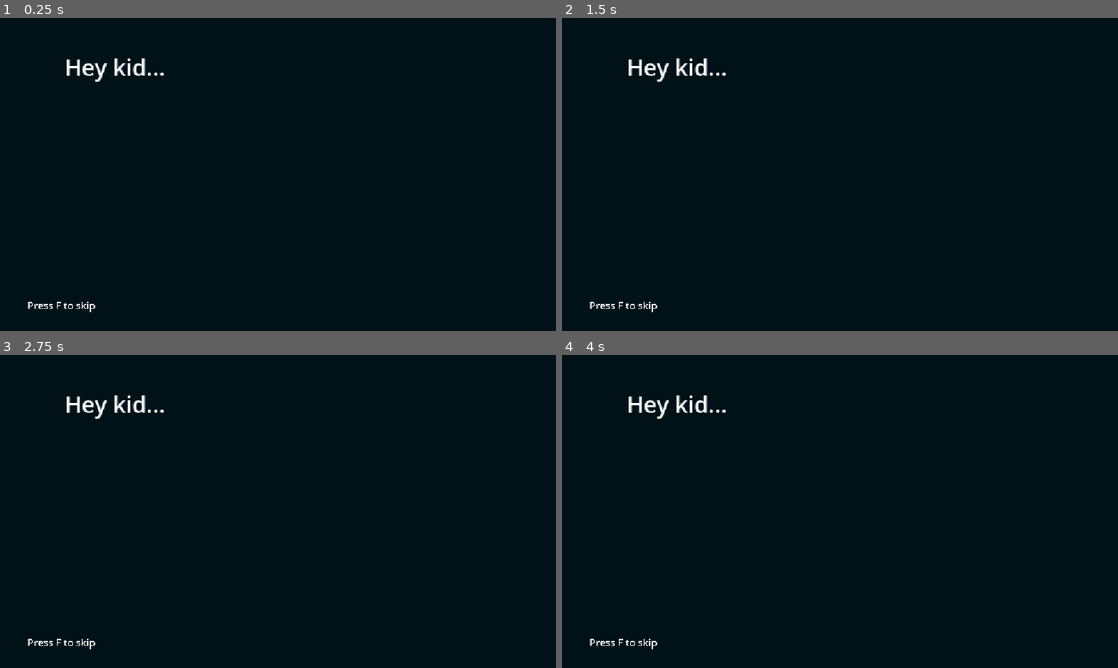
Above: before the commit, frames 1-4 (two rows, left to right).
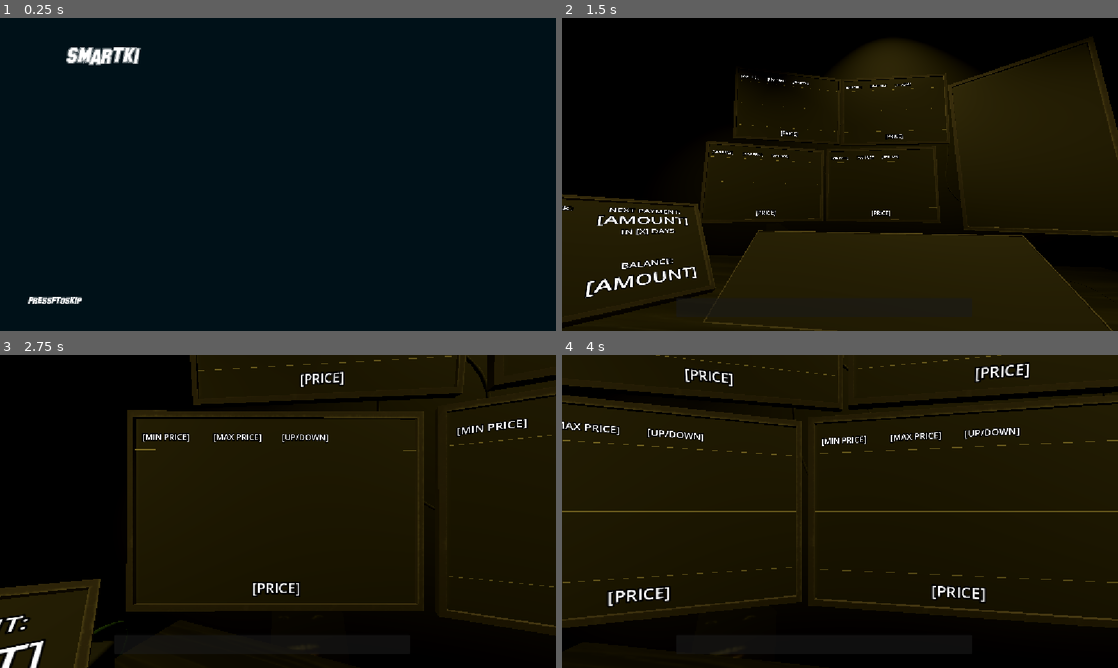
Above: after the commit, the same moments.

Repository: Lilly12568/Stockbouncer
Game: Godot game, scene res://pass.tscn
Same seed, same stepped clock (60 frames per second), same inputs: the game is played once before the commit and once after it. This scene is started directly instead of the project's main scene. Sound files missing from this copy of the repository are replaced by a short silence.
Inputs (mouse positions are in pixels of both pictures, inside the frame that each line leads up to):
- Up to frame 1 (0.25 s): no input
- Up to frame 2 (1.5 s): tap F at 0.5, 1.35 s; move the mouse to (962, 158) at 0.52 s; hold F 0.53-1.28 s; click (962, 158) at 0.67 s; move the mouse to (728, 190) at 1.27 s; click (728, 190) at 1.42 s
- Up to frame 3 (2.75 s): tap F at 2 s; move the mouse to (333, 442) at 2.02 s; hold F from 2.03 s (still down); click (333, 442) at 2.17 s
- Up to frame 4 (4 s): move the mouse to (812, 574) at 2.77 s; release F at 2.78 s; tap F at 2.85, 3.5 s; click (812, 574) at 2.92 s; move the mouse to (1006, 558) at 3.52 s; hold F from 3.53 s (still down); click (1006, 558) at 3.67 s

The runs differ from the first frame. In frame 1, 1.3% of the frame differs, in the area x 5-30%, y 9-94%; in frame 2, 60%; in frame 3, 54%; in frame 4, 65%, in the area x 0-100%, y 0-97%.

Commit message:
fix pass scene

Diff:
--- a/pass.tscn
+++ b/pass.tscn
@@ -1,16 +1,21 @@
 [gd_scene format=3 uid="uid://bi4d2rpedh71"]
 
 [ext_resource type="Script" uid="uid://dlfqau77rqtoy" path="res://pass.gd" id="1_bvjfu"]
+[ext_resource type="FontFile" uid="uid://cntmti3b44d07" path="res://Collegier.ttf" id="2_wdmn4"]
 [ext_resource type="AudioStream" uid="uid://bagqk1iukflj7" path="res://Our.mp3" id="2_wyqu5"]
 
 [sub_resource type="LabelSettings" id="LabelSettings_wdmn4"]
+font = ExtResource("2_wdmn4")
 font_size = 47
 
-[node name="Pass" type="Node2D" unique_id=33202920]
+[node name="Pass" type="Control" unique_id=559412865]
+layout_mode = 3
+anchors_preset = 0
 script = ExtResource("1_bvjfu")
 
 [node name="TextLabel" type="Label" parent="." unique_id=752912673]
 z_index = 1
+layout_mode = 0
 offset_left = 134.0
 offset_top = 69.0
 offset_right = 683.0
@@ -21,6 +26,7 @@
 
 [node name="SkipPrompt" type="Label" parent="." unique_id=1773040871]
 z_index = 1
+layout_mode = 0
 offset_left = 57.0
 offset_top = 581.0
 offset_right = 606.0
@@ -31,6 +37,7 @@
 metadata/_edit_use_anchors_ = true
 
 [node name="Background" type="ColorRect" parent="." unique_id=1763414600]
+layout_mode = 0
 offset_right = 1168.0
 offset_bottom = 659.0
 color = Color(3.6098065e-08, 0.069158524, 0.096017025, 1)
Binary file added: Collegier.ttf
Not shown, added: Collegier.ttf.import
